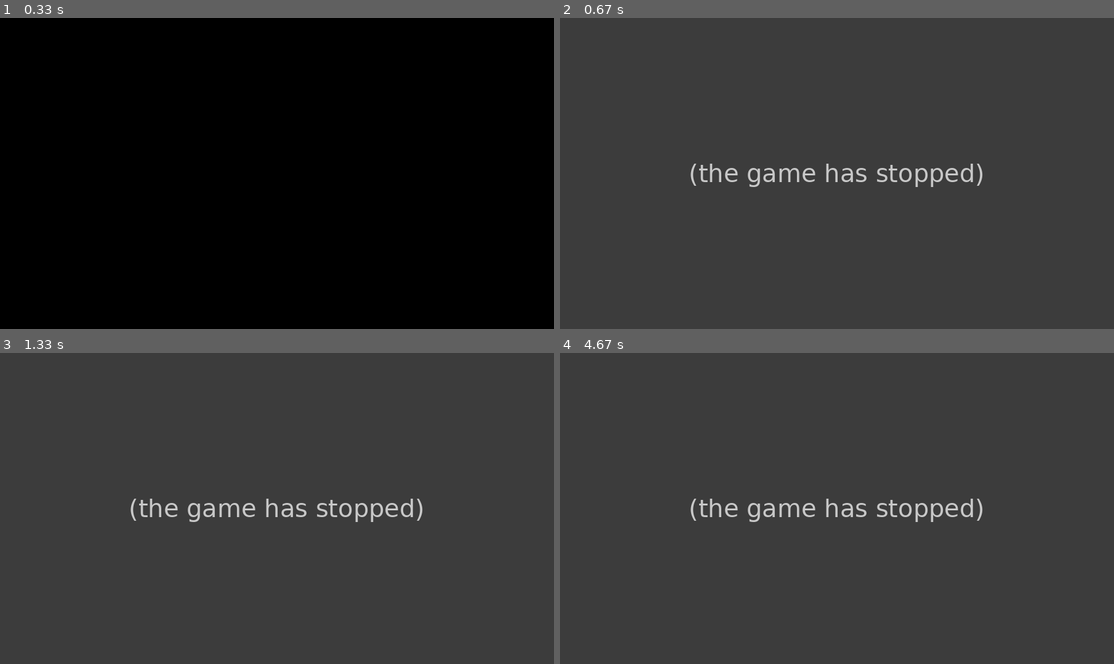
Above: before the commit, frames 1-4 (two rows, left to right).
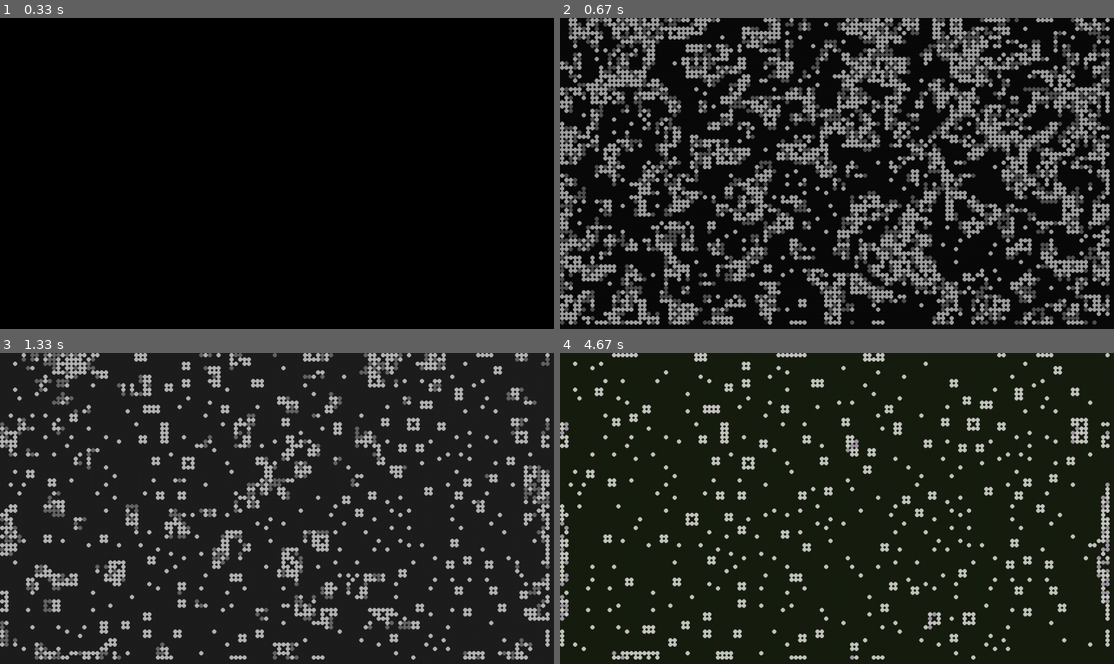
Above: after the commit, the same moments.

Repository: OB97/Pygame_Automata
Game: pygame game, started from Conway/ConwayGoL.py
The game is run twice, just before and just after one commit, with the same random seed, the same clock (stepped at 60 frames per second) and the same inputs.
Inputs:
- Up to frame 1 (0.33 s): no input
- Up to frame 2 (0.67 s): tap S at 0.33 s
- Up to frame 3 (1.33 s): no input
- Up to frame 4 (4.67 s): no input

Frame 1 is identical in both runs. In frame 2, 85% of the frame differs, in the area x 0-100%, y 0-100%; in frame 3, 97%; in frame 4, 99%.
Error before the commit: IndexError: list index out of range (GameBoard.py line 149); the game stopped at 0.35 s (later frames are placeholders)

Commit message:
Working on updateGame(), added colourShift()

Diff:
--- a/Objects/Automaton.py
+++ b/Objects/Automaton.py
@@ -3,8 +3,8 @@
 
 class Automaton(object):
 
-    def __init__(self):
-        self.status = self.genStatus()
+    def __init__(self, instat):
+        self.status = instat
 
     def __repr__(self):
         return "Automaton Object - Value: " + str(self.getStatus())
@@ -14,7 +14,3 @@
 
     def setStatus(self, inp):
         self.status = inp
-
-    @staticmethod
-    def genStatus():
-        return random.choice([1, 3])
--- a/Objects/GameBoard.py
+++ b/Objects/GameBoard.py
@@ -1,4 +1,5 @@
 import pygame
+import random
 import sys
 from Objects import Automaton
 
@@ -12,8 +13,8 @@
 
         pygame.display.set_caption("Game of Life - Created by Alex")
         self.cell_inactive_colour = 0, 0, 0
-        self.cell_change_colour = 100, 100, 100
-        self.cell_active_colour = 255, 255, 255
+        self.cell_change_colour = 70, 70, 70
+        self.cell_active_colour = 150, 150, 150
         self.grid_size = width, height = 1280, 720
         self.cell_size = 10
 
@@ -25,16 +26,17 @@
         self.num_rows = int(height / self.cell_size)
 
         self.active_grid = []
-        self.backup_grid = []
+        self.inactive_grid = []
         self.init_grids()
 
         self.paused = True
         self.game_over = False
 
     # Initialize Grid
-    # used during gameboard init
+    # used during gameboard init, creates 2 empty grids
     def init_grids(self):
-        self.active_grid = [[Automaton.Automaton() for _ in range(self.num_cols)] for _ in range(self.num_rows)]
+        self.active_grid = [[Automaton.Automaton(self.genStatus()) for _ in range(self.num_cols)] for _ in
+                            range(self.num_rows)]
         self.inactive_grid = self.active_grid
 
     ### GAME ACTIONS ###
@@ -42,13 +44,13 @@
     # Update Cells
     # used in main loop, where Automaton values change
     def update_grid(self):
-        for row in range(self.num_rows):
-            for col in range(self.num_cols):
+        for row in range(self.num_rows - 1):
+            for col in range(self.num_cols - 1):
                 obj = self.active_grid[row][col]
                 n = self.getNeighbours(row, col)
                 # if dead
                 if obj.getStatus() == 1:
-                    if n == 2:
+                    if n == 2 or n == 3:
                         obj.setStatus(3)
                 # if dying
                 elif obj.getStatus() == 2:
@@ -65,14 +67,15 @@
     # used during main loop, draw the grid colours
     def draw_grid(self):
         self.clear_screen()
-        for row in range(self.num_rows):
-            for col in range(self.num_cols):
+        for row in range(self.num_rows - 1):
+            for col in range(self.num_cols - 1):
                 obj = self.active_grid[row][col]
                 colour = self.get_colour(obj.getStatus())
                 posn = (int(col * self.cell_size + self.cell_size / 2),
                         int(row * self.cell_size + self.cell_size / 2))
                 pygame.draw.circle(self.screen, colour, posn, int(self.cell_size / 2), 0)
         pygame.display.flip()
+        self.colourShift()
 
     # Handle Events
     # used in main loop, check for event before performing operations on cells
@@ -90,7 +93,7 @@
                         posn = (int(r * self.cell_size + self.cell_size / 2),
                                 int(c * self.cell_size + self.cell_size / 2))
                         print(posn)
-                        self.active_grid[int(r)][int(c)].setStatus(3)
+                        self.active_grid[int(r)][int(c)].setStatus(4)
                         pygame.draw.circle(self.screen, self.cell_active_colour, posn, int(self.cell_size / 2), 0)
                 pygame.display.flip()
 
@@ -159,3 +162,45 @@
             count += 1
 
         return count
+
+    def colourShift(self):
+
+        rActive = self.cell_active_colour[0]
+        bActive = self.cell_active_colour[0]
+        gActive = self.cell_active_colour[2]
+        rInactive = self.cell_inactive_colour[0]
+        bInactive = self.cell_inactive_colour[1]
+        gInactive = self.cell_inactive_colour[2]
+        rChanging = self.cell_change_colour[0]
+        bChanging = self.cell_change_colour[1]
+        gChanging = self.cell_change_colour[2]
+
+        lst1 = [rActive, bActive, gActive, rInactive, bInactive, gInactive, rChanging, bChanging, gChanging]
+        lst2 = [rInactive, bInactive, gInactive]
+        lst3 = [rChanging, bChanging, gChanging]
+
+        for val1 in range(len(lst1)):
+            if lst1[val1] >= 200:
+                lst1[val1] = random.randint(185, 200)
+            else:
+                lst1[val1] += 1
+
+        for val2 in range(len(lst2)):
+            if lst2[val2] >= 30:
+                lst2[val2] = random.randint(15, 30)
+            else:
+                lst2[val2] += 1
+
+        for val3 in range(len(lst3)):
+            if lst3[val3] >= 175:
+                lst3[val3] = random.randint(85, 175)
+            else:
+                lst3[val3] += 1
+
+        self.cell_active_colour = lst1[0], lst1[1], lst1[2]
+        self.cell_inactive_colour = lst2[0], lst2[1], lst2[2]
+        self.cell_change_colour = lst3[0], lst3[1], lst3[2]
+
+    @staticmethod
+    def genStatus():
+        return random.choice([1, 4])
